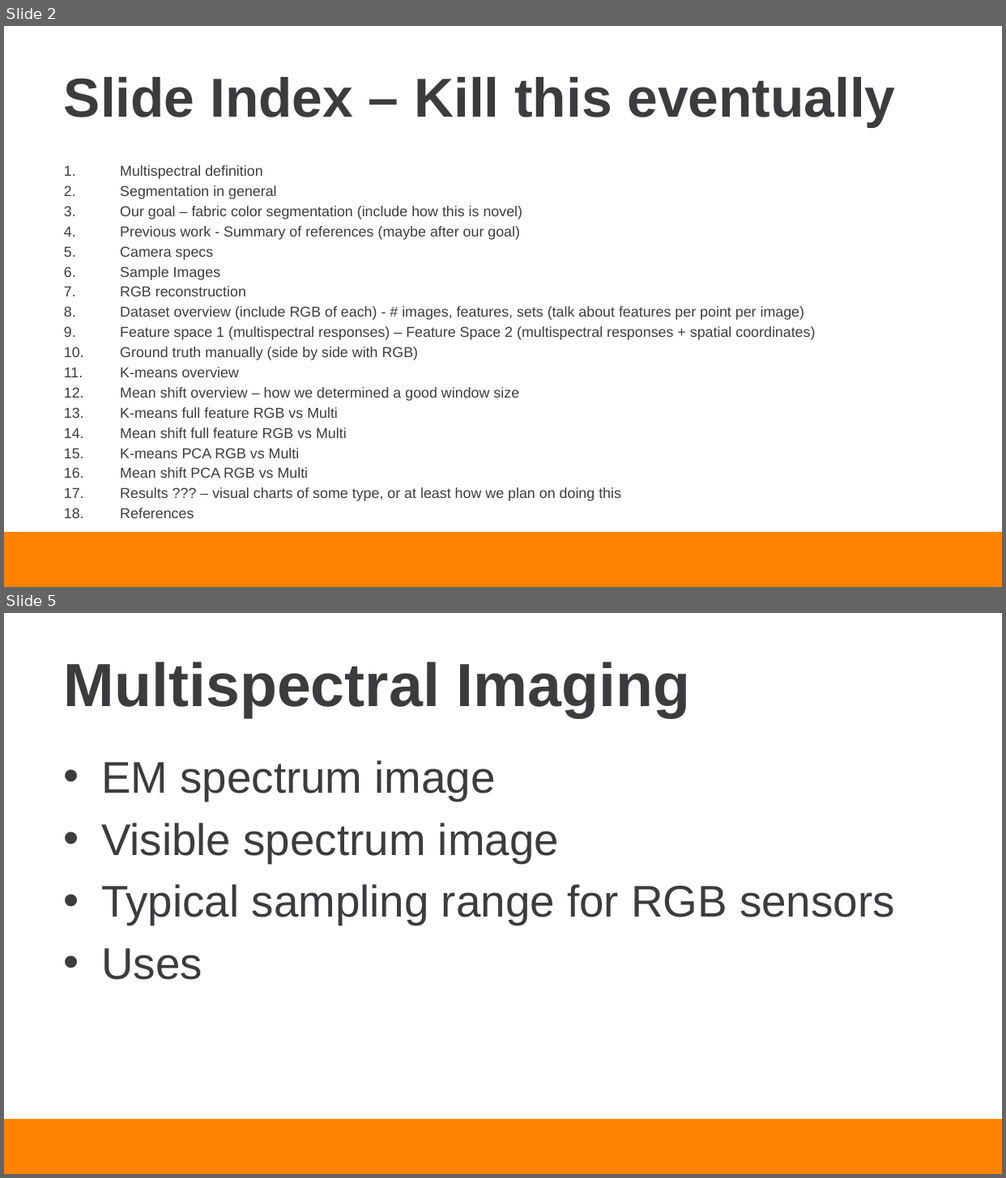
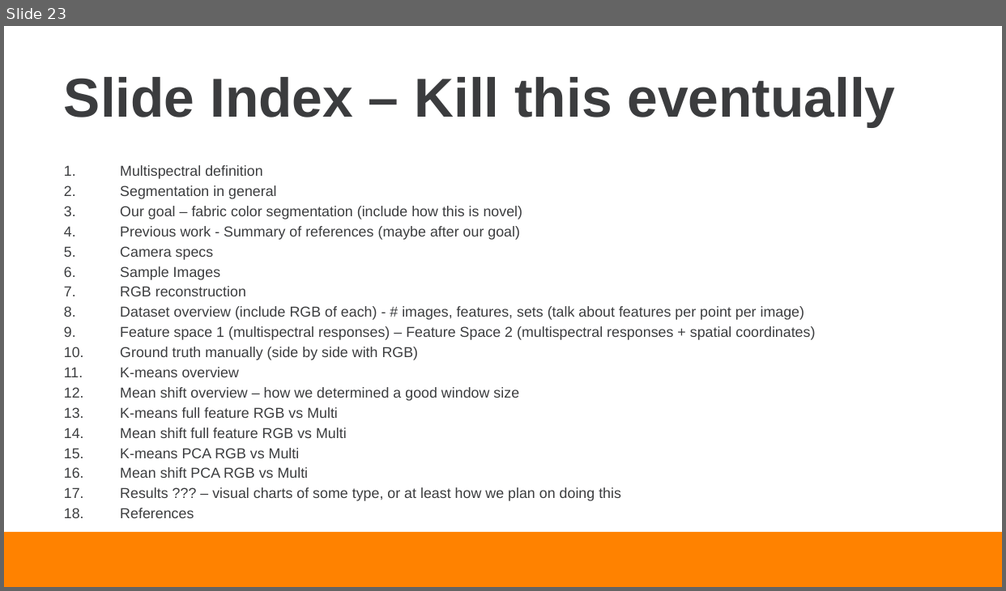
Before and after one commit to dcc3/ECE491_Final_Project, a slide deck: Documentation/Cornett_Leach_Presentation.pptx. Shown one above the other, each under a label of ours: slides 2 and 5 before the commit, slide 23 after it; the slides between them are not shown. The pictures are 1006x1178 and 1006x591 pixels, drawn with LibreOffice and Linux fonts; fonts in the diff are those of the drawing; background and template pictures are left out. Boxes give left, top, right and bottom in pixels: in the first picture for what was removed or moved away, otherwise in the second. Text is boxed around its words. In the diff, an @@ line names an element or a change of style, - is before the commit and + after.

```diff
--- a/Documentation/Cornett_Leach_Presentation.pptx
+++ b/Documentation/Cornett_Leach_Presentation.pptx
@@ slide 5 removed at bbox=[4, 613, 1002, 1174], background #FFFFFF; not listed: 1 template element that a slide beside it also shows @@
@@ title removed at bbox=[64, 662, 690, 717] @@
-Multispectral Imaging
@@ text removed at bbox=[101, 760, 895, 980] @@
-• EM spectrum image
-• Visible spectrum image
-• Typical sampling range for RGB sensors
-• Uses
@@ what was slide 2 is now slide 23 @@
```
Also in this commit, not shown: 2 slides changed, 17 slides added, 1 other slide removed, 22 other files.
